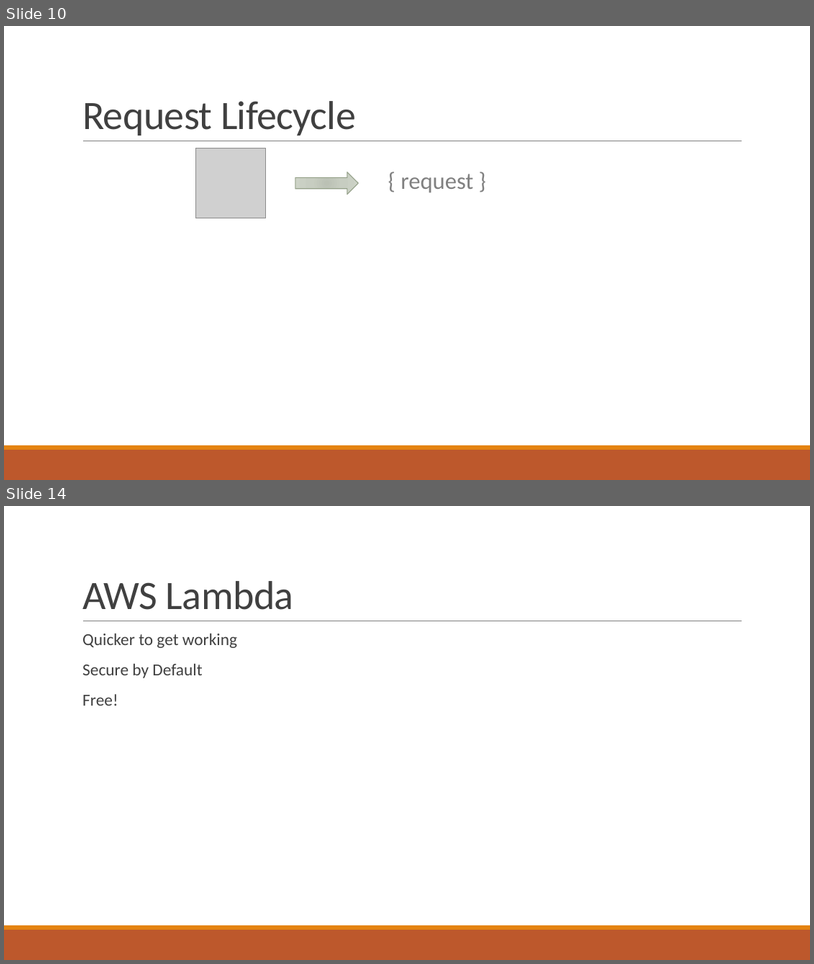
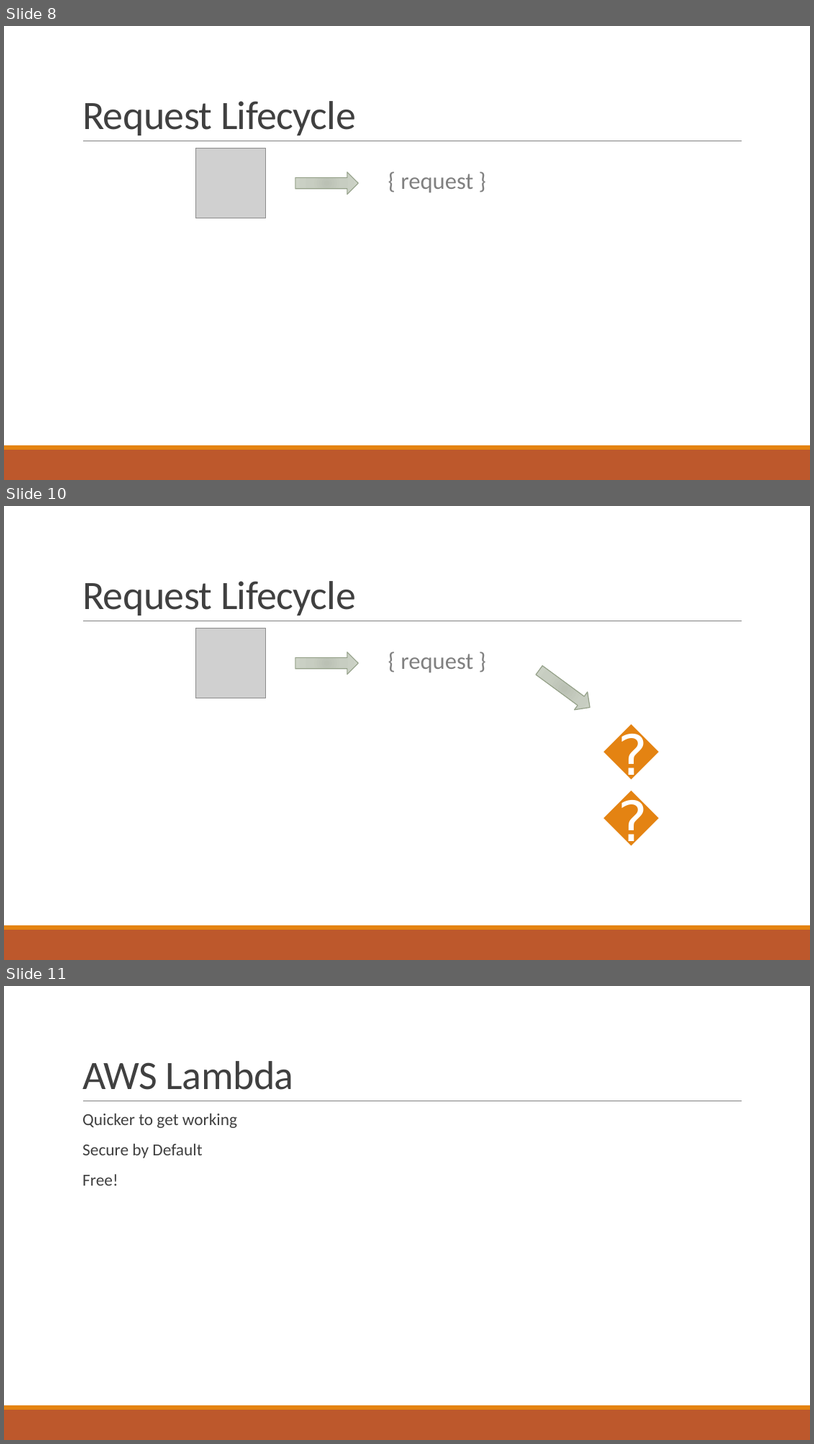
Before and after one commit to stoiveyp/DDDWales2018, a slide deck: Presentation/VoiceAndMore.pptx. Shown one above the other, each under a label of ours: slides 10 and 14 before the commit, slides 8, 10 and 11 after it; the slides between them are not shown. The pictures are 814x964 and 814x1444 pixels, drawn with LibreOffice and Linux fonts; fonts in the diff are those of the drawing; grey boxes stand for pictures. Boxes give left, top, right and bottom in pixels: in the first picture for what was removed or moved away, otherwise in the second. Text is boxed around its words. In the diff, an @@ line names an element or a change of style, - is before the commit and + after.

```diff
--- a/Presentation/VoiceAndMore.pptx
+++ b/Presentation/VoiceAndMore.pptx
@@ slide 10 added at <box>4,506,810,960</box>, background #FFFFFF; not listed: 3 template elements that a slide beside it also shows @@
@@ title added at <box>82,581,356,615</box>, 48 pt, text #404040 @@
+Request Lifecycle
@@ picture added at <box>196,628,267,698</box> @@
@@ right arrow added at <box>296,651,358,674</box>, fill gradient #BBC3B5 to #C7CDC1 to #CDD4C7, outline #94A088 1 pt @@
@@ text added at <box>401,654,473,672</box>, 28 pt, text #808080 @@
+{ request }
@@ right arrow added at <box>532,662,597,717</box>, fill gradient #BBC3B5 to #C7CDC1 to #CDD4C7, outline #94A088 1 pt @@
@@ text added at <box>597,716,642,790</box>, 66 pt, text #E48312 @@
+🎉
@@ what was slide 10 is now slide 8 @@
@@ what was slide 14 is now slide 11 @@
```
Also in this commit, not shown: 5 slides changed, 1 other slide added, 2 slides removed.
